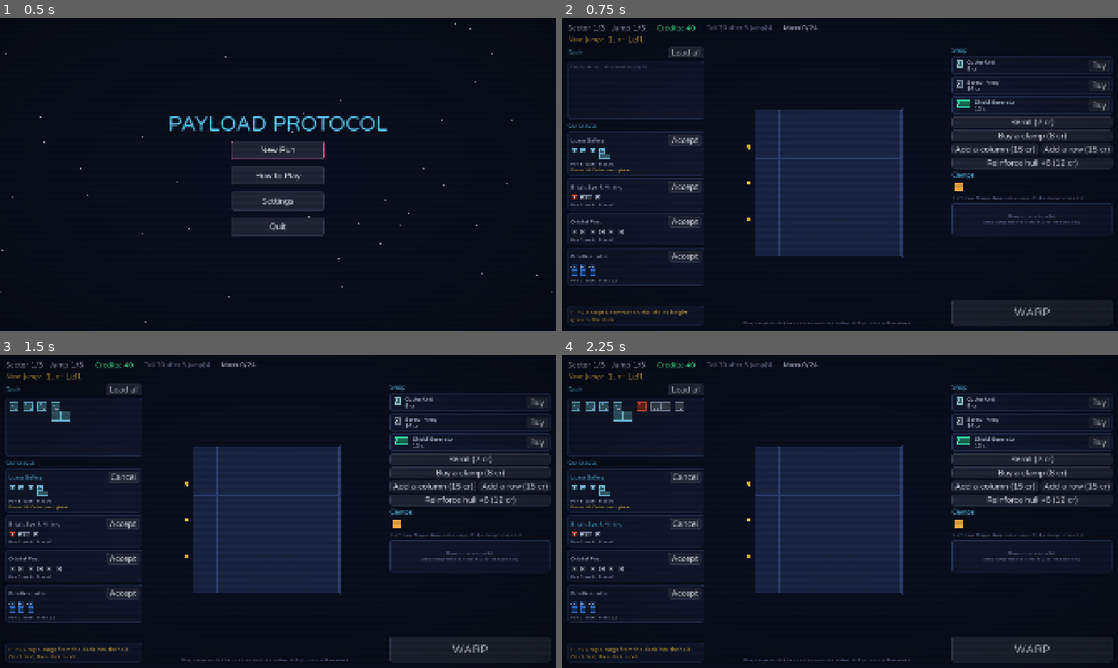
Above: before the commit, frames 1-4 (two rows, left to right).
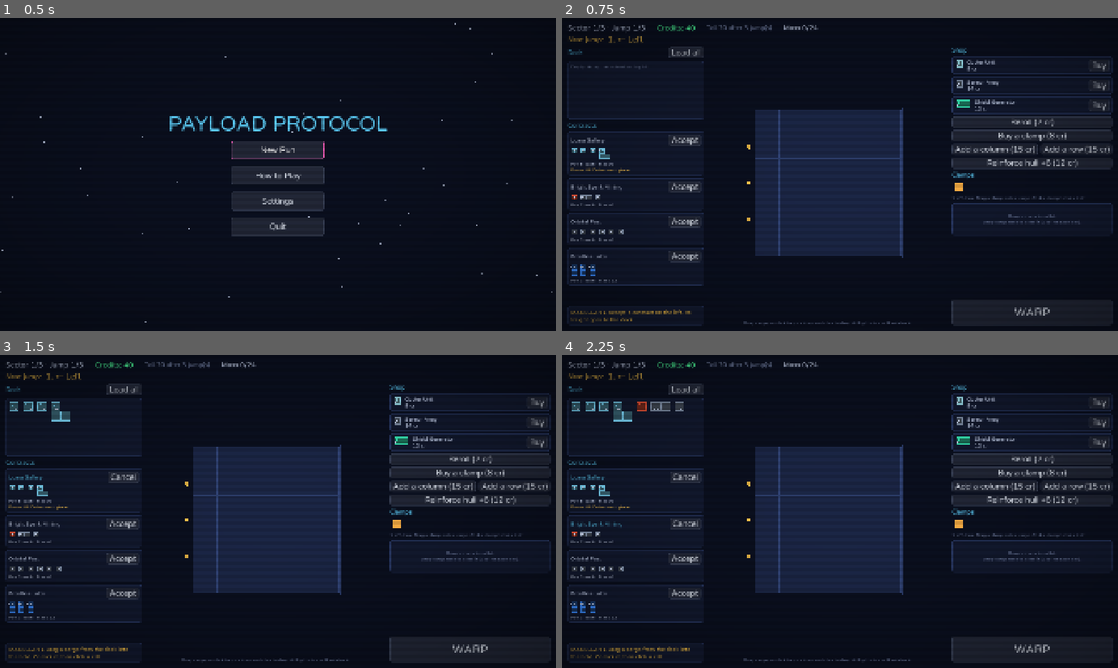
Above: after the commit, the same moments.

Repository: islu/Payload-Protocol
Game: Godot game, scene res://scenes/main/main.tscn
Same seed, same stepped clock (60 frames per second), same inputs: the game is played once before the commit and once after it.
Inputs:
- Up to frame 1 (0.5 s): no input
- Up to frame 2 (0.75 s): click "New Run" at 0.5 s
- Up to frame 3 (1.5 s): click "Accept" at 1.25 s
- Up to frame 4 (2.25 s): click "Accept" at 2 s

Frame 1 is identical in both runs. In frame 2, 0.2% of the frame differs, in the area x 1-24%, y 93-98%; in frame 3, 0.2%, in the area x 1-23%, y 93-98%; in frame 4, 0.2%.

Commit message:
feat: Update pilot name to MAGELLAN across UI and data files; add new dialogue lines

Diff:
--- a/project/data/lines/chain.json
+++ b/project/data/lines/chain.json
@@ -12,6 +12,9 @@
 		},
 		{
 			"text": "Fireworks! Nobody ordered fireworks. We delivered them anyway."
+		},
+		{
+			"text": "I was named after an explorer, not after a fireworks show."
 		}
 	]
 }
--- a/project/data/lines/empty.json
+++ b/project/data/lines/empty.json
@@ -12,6 +12,9 @@
 		},
 		{
 			"text": "No cargo, no damage, no credits. Perfect balance."
+		},
+		{
+			"text": "Magellan crossed the world for spices. You cross it with an empty hold."
 		}
 	]
 }
--- a/project/data/lines/hazard.json
+++ b/project/data/lines/hazard.json
@@ -15,6 +15,9 @@
 		},
 		{
 			"text": "Navigation says: hold on. Cargo says nothing. Cargo never listens."
+		},
+		{
+			"text": "My namesake called an ocean 'peaceful'. This jump is not that ocean."
 		}
 	]
 }
--- a/project/data/lines/lose.json
+++ b/project/data/lines/lose.json
@@ -12,6 +12,9 @@
 		},
 		{
 			"text": "Run over. Next time, maybe fewer explosions."
+		},
+		{
+			"text": "The first Magellan did not finish his trip either. You are in good company."
 		}
 	]
 }
--- a/project/data/lines/toll.json
+++ b/project/data/lines/toll.json
@@ -12,6 +12,9 @@
 		},
 		{
 			"text": "The gate is open. Our wallet is about to be too."
+		},
+		{
+			"text": "My namesake paid for his voyage with his life. You only pay credits."
 		}
 	]
 }
--- a/project/data/lines/win.json
+++ b/project/data/lines/win.json
@@ -12,6 +12,9 @@
 		},
 		{
 			"text": "We won. I will tell the other ships. They will not believe me."
+		},
+		{
+			"text": "Full circle, and the captain is alive. That is more than my namesake managed."
 		}
 	]
 }
--- a/project/scenes/common/game_text.gd
+++ b/project/scenes/common/game_text.gd
@@ -1,6 +1,9 @@
 class_name GameText
 ## Translates text from the view. A text with arguments is {key, args}: this
 ## class translates the key and each string argument, then fills in the placeholders.
+
+## The name of the pilot (SPEC Section 22). It is not translated.
+const PILOT_NAME := "MAGELLAN"
 
 
 static func format(text: Variant) -> String:
--- a/project/scenes/main/phase_panel.gd
+++ b/project/scenes/main/phase_panel.gd
@@ -78,7 +78,7 @@
 			_add_button(NEW_RUN_TEXT, _new_run)
 			_add_button(TITLE_BUTTON_TEXT, func() -> void: GameState.abandon_run())
 	lines.append("")
-	lines.append("PIP: " + tr(run["line"]))
+	lines.append(GameText.PILOT_NAME + ": " + tr(run["line"]))
 	_body.text = "\n".join(lines)
 
 
--- a/project/scenes/station/station_screen.gd
+++ b/project/scenes/station/station_screen.gd
@@ -288,10 +288,10 @@
 func _show_pilot() -> void:
 	var hint := Hints.current(_run)
 	if hint == "":
-		_pilot_label.text = "PIP: " + tr(_run["line"])
+		_pilot_label.text = GameText.PILOT_NAME + ": " + tr(_run["line"])
 		_pilot_label.add_theme_color_override("font_color", Palette.ACCENT)
 	else:
-		_pilot_label.text = "PIP ▸ " + tr(Hints.text(hint))
+		_pilot_label.text = GameText.PILOT_NAME + " ▸ " + tr(Hints.text(hint))
 		_pilot_label.add_theme_color_override("font_color", Palette.WARN)
 	_hazard_box.modulate = Color(1.4, 1.4, 1.4) if hint == Hints.HAZARD else Color.WHITE
 
--- a/project/scenes/warp/warp_screen.gd
+++ b/project/scenes/warp/warp_screen.gd
@@ -399,7 +399,7 @@
 	lines.append("")
 	lines.append("[b]%s[/b]" % tr(TOTAL_TEXT).format(a))
 	lines.append("")
-	lines.append("PIP: " + tr(run["line"]))
+	lines.append(GameText.PILOT_NAME + ": " + tr(run["line"]))
 	return "\n".join(lines)
 
 
--- a/project/tests/ui_check.gd
+++ b/project/tests/ui_check.gd
@@ -127,7 +127,7 @@
 	Hints.done(Hints.WARP)
 	station.refresh()
 	_check(
-		text.call().begins_with("PIP: "),
+		text.call().begins_with("MAGELLAN: "),
 		"after the last hint, the pilot speaks its line (SPEC Section 22)"
 	)
 	for i in Hints.RUNS_WITH_HINTS:
--- a/project/tools/play.gd
+++ b/project/tools/play.gd
@@ -200,7 +200,7 @@
 		over = " · fuel fee %d at the warp" % m["fee"]
 	_say("Mass %d/%d (max %d)%s" % [m["hold"], m["limit"], m["max"], over])
 	if v["line"] != "":
-		_say("PIP: " + v["line"])
+		_say(GameText.PILOT_NAME + ": " + v["line"])
 	match v["phase"]:
 		Defs.PHASE_STATION:
 			_render_station(run, v)
Not shown, changed: project/locale/messages.pot
Not shown, changed: project/locale/zh_TW.po
Not shown, changed: docs/content.md
Not shown, changed: docs/spec/ui.md
